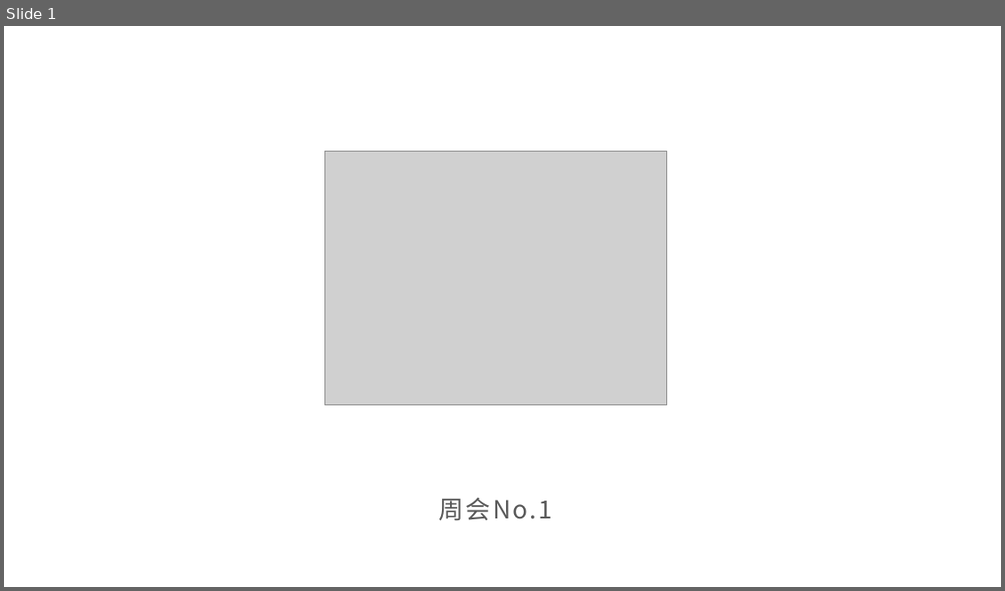
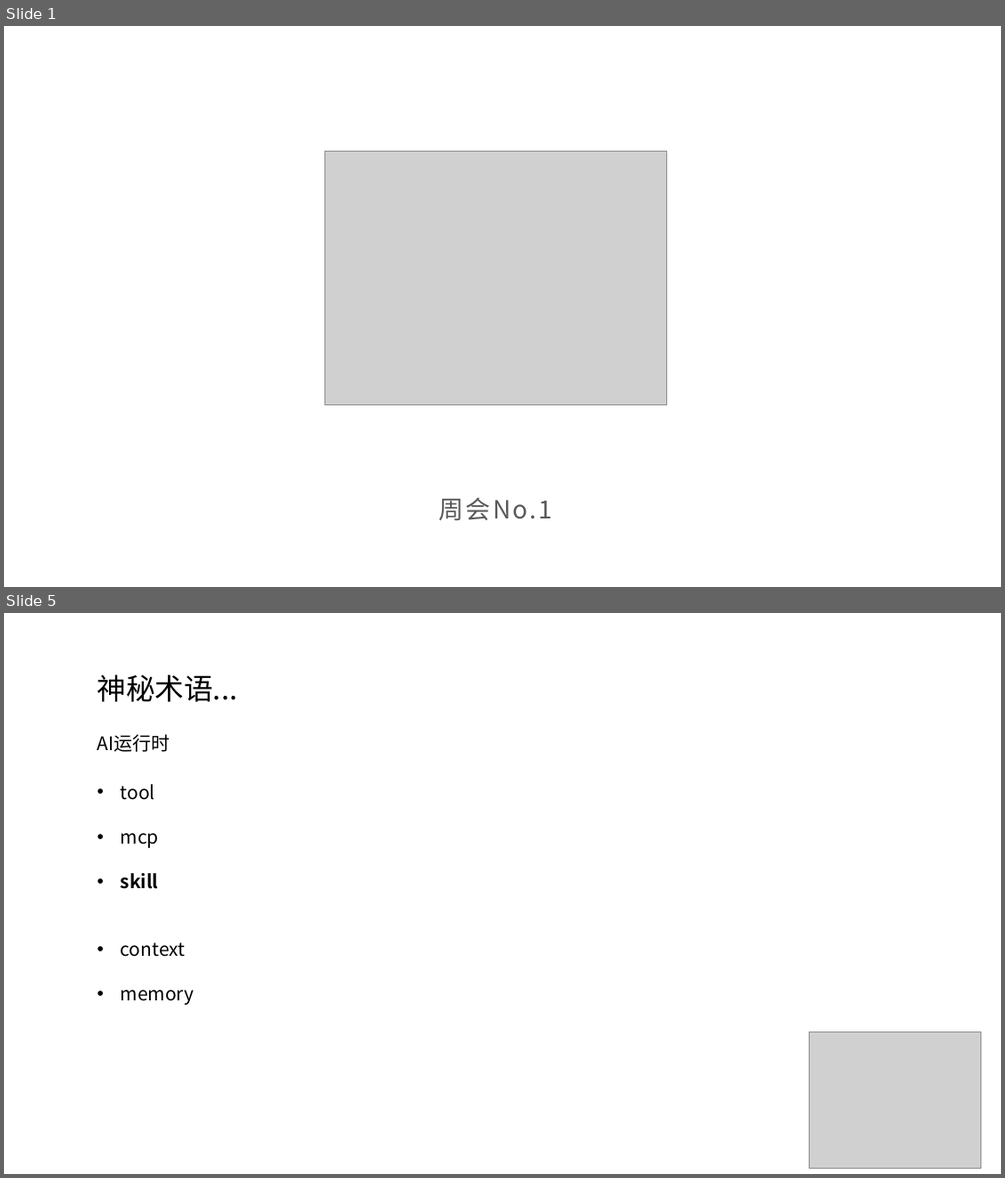
Before and after one commit to SCPZ24/AgentFlow-Salon, a slide deck: Meeting01.pptx. Shown one above the other, each under a label of ours: slide 1 before the commit, slides 1 and 5 after it; the slides between them are not shown. The pictures are 1005x591 and 1005x1178 pixels, drawn with LibreOffice and Linux fonts; fonts in the diff are those of the drawing; grey boxes stand for pictures. Boxes give left, top, right and bottom in pixels: in the first picture for what was removed or moved away, otherwise in the second. Text is boxed around its words. In the diff, an @@ line names an element or a change of style, - is before the commit and + after.

```diff
--- a/Meeting01.pptx
+++ b/Meeting01.pptx
@@ slide 5 added at (4,613,1001,1174), background #FFFFFF @@
@@ text added at (97,674,238,702), 28 pt, text #000000 @@
+神秘术语...
@@ text added at (97,734,170,752), 18 pt, text #000000 @@
+AI运行时
@@ text added at (121,784,194,1005), 18 pt, text #000000 @@
+• tool
+• mcp
+• skill
+• context
+• memory
@@ picture added at (809,1032,981,1167) @@
```
Also in this commit, not shown: 8 other slides added, 1 slide removed.
